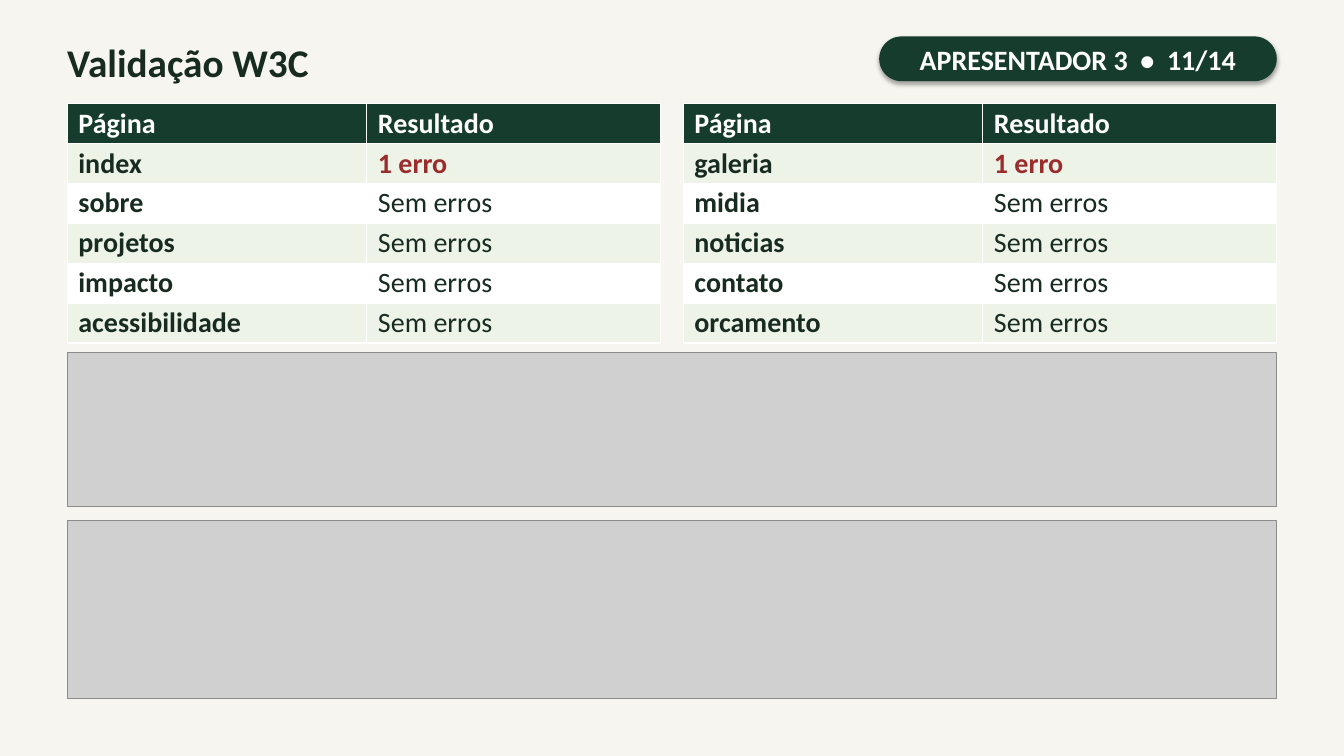
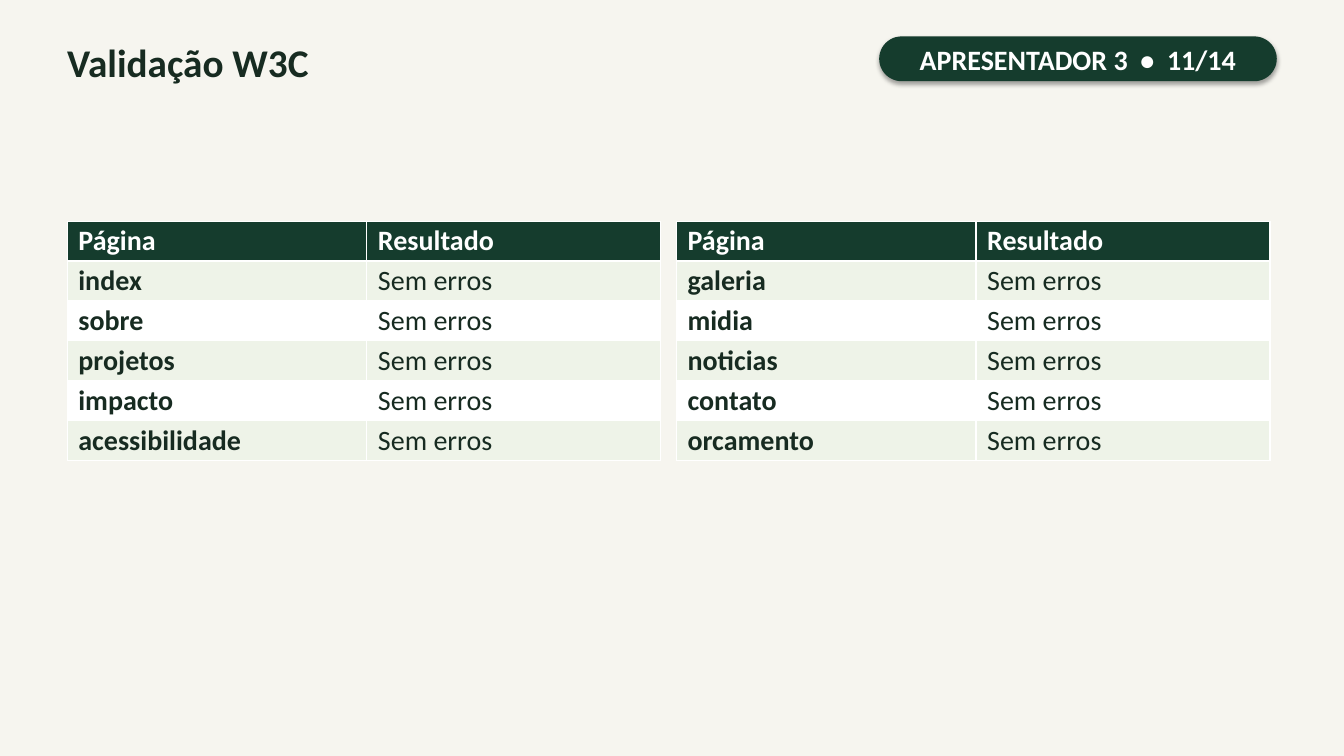
Before and after one commit to FortesLucas208/FrontMVP, a slide deck: slide 11 of docs/EcoVida_Apresentacao_14slides.pptx. Drawn at 1344x756 pixels with LibreOffice and Linux fonts; fonts in the diff are those of the drawing; grey boxes stand for pictures. Boxes give left, top, right and bottom in pixels: in the first picture for what was removed or moved away, otherwise in the second. Text is boxed around its words. In the diff, an @@ line names an element or a change of style, - is before the commit and + after.

```diff
--- a/docs/EcoVida_Apresentacao_14slides.pptx
+++ b/docs/EcoVida_Apresentacao_14slides.pptx
@@ table at <box>68,221,661,456</box> @@
-row 2, column 2: 1 erro
+row 2, column 2: Sem erros
@@ table: place and size @@
-table at <box>68,104,661,339</box>
+table at <box>68,221,661,456</box>
@@ table at <box>677,221,1270,456</box> @@
-row 2, column 2: 1 erro
+row 2, column 2: Sem erros
@@ table: place and size @@
-table at <box>684,104,1277,339</box>
+table at <box>677,221,1270,456</box>
@@ picture removed at <box>68,353,1277,507</box> @@
@@ picture removed at <box>68,521,1277,699</box> @@
```
Also in this commit, not shown: 2 other slides changed.
